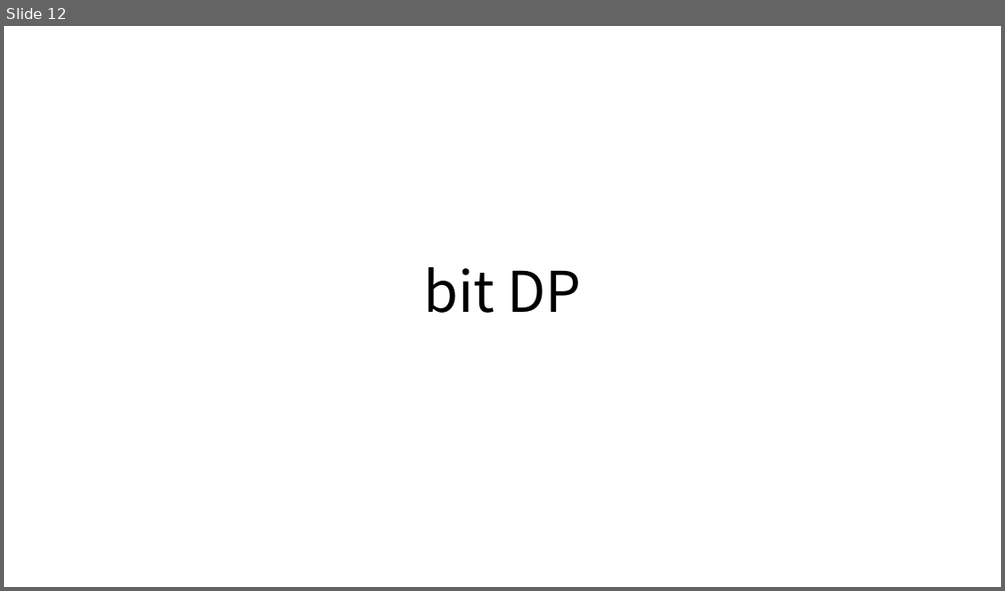
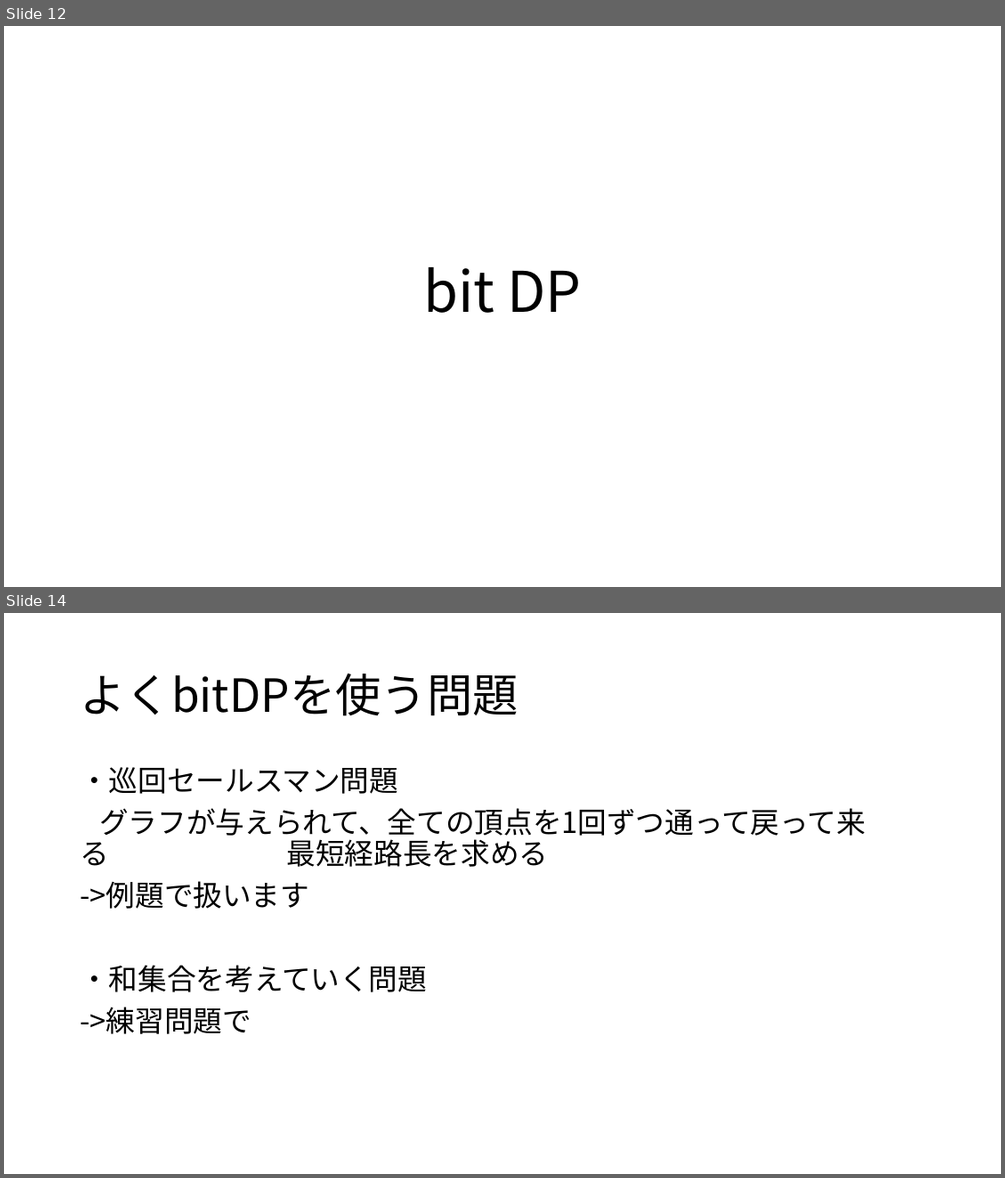
Before and after one commit to triC-tmu/workshop_2024, a slide deck: 20240331_bit全探索_bitDP/bit全探索_bitDP.pptx. Shown one above the other, each under a label of ours: slide 12 before the commit, slides 12 and 14 after it; the slides between them are not shown. The pictures are 1005x591 and 1005x1178 pixels, drawn with LibreOffice and Linux fonts; fonts in the diff are those of the drawing. Boxes give left, top, right and bottom in pixels: in the first picture for what was removed or moved away, otherwise in the second. Text is boxed around its words. In the diff, an @@ line names an element or a change of style, - is before the commit and + after.

```diff
--- a/20240331_bit全探索_bitDP/bit全探索_bitDP.pptx
+++ b/20240331_bit全探索_bitDP/bit全探索_bitDP.pptx
@@ slide 14 added at (x1=4, y1=613, x2=1001, y2=1174), background #FFFFFF @@
@@ title added at (x1=80, y1=674, x2=518, y2=716), 44 pt, text #000000 @@
+よくbitDPを使う問題
@@ text added at (x1=80, y1=767, x2=865, y2=1034), 28 pt, text #000000 @@
+・巡回セールスマン問題
+グラフが与えられて、全ての頂点を1回ずつ通って戻って来る 最短経路長を求める
+->例題で扱います
+・和集合を考えていく問題
+->練習問題で
```
Also in this commit, not shown: 8 other slides added, 3 other files.
